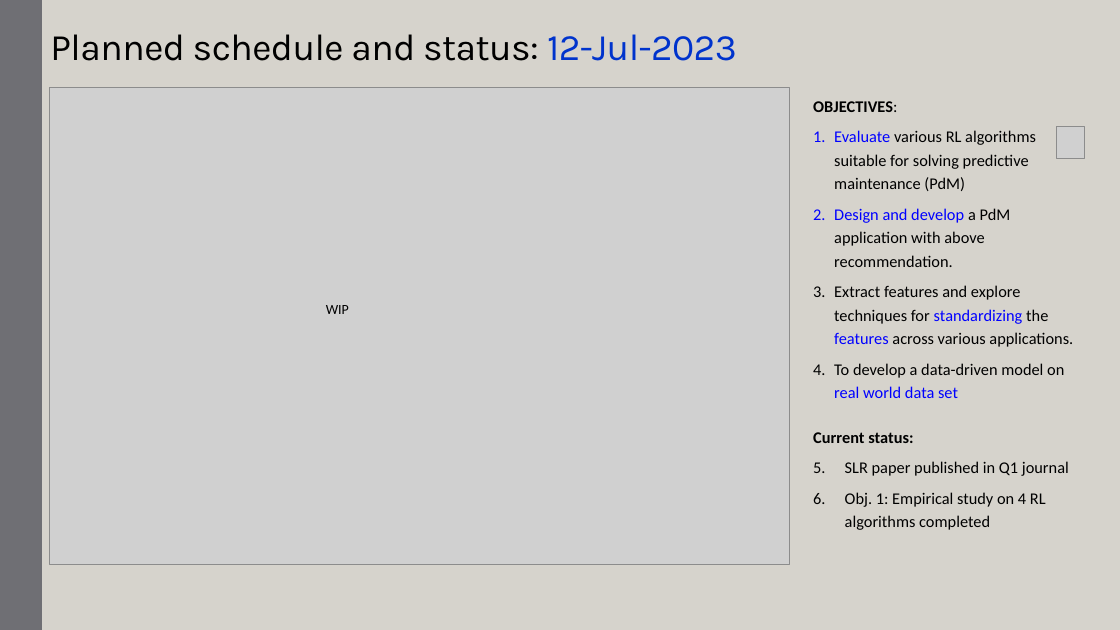
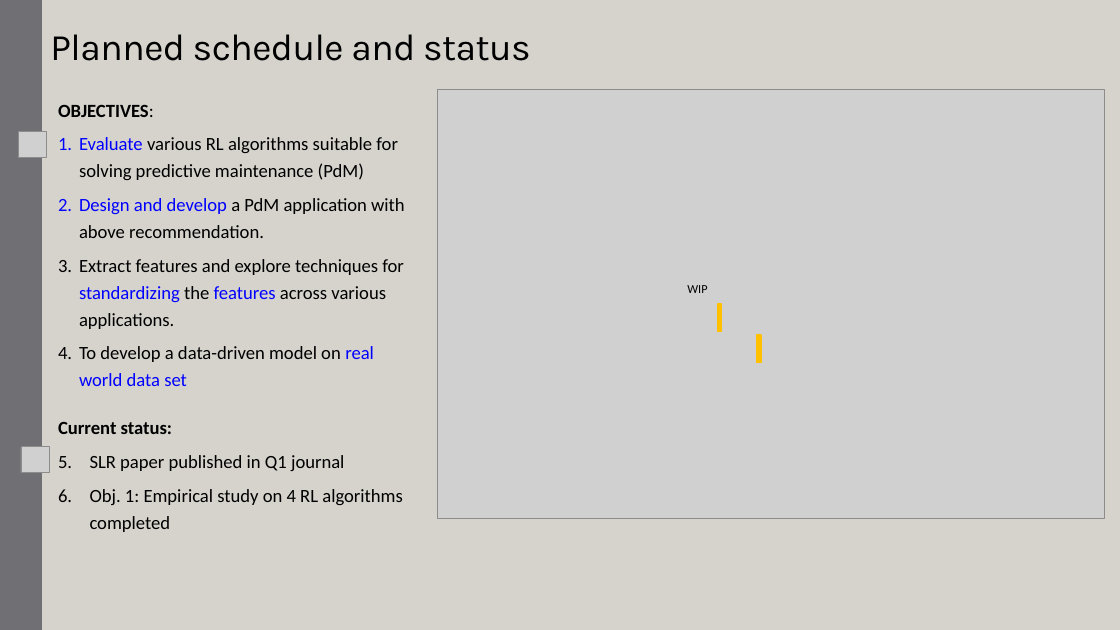
Before and after one commit to Rajesh-Siraskar/Empirical_Study_REINFORCE, a slide deck: slide 2 of presentation/RajeshSiraskar_HY_Presentation_19-Jul-2023.pptx. Drawn at 1120x630 pixels with LibreOffice and Linux fonts; fonts in the diff are those of the drawing; grey boxes stand for pictures. Boxes give left, top, right and bottom in pixels: in the first picture for what was removed or moved away, otherwise in the second. Text is boxed around its words. In the diff, an @@ line names an element or a change of style, - is before the commit and + after.

Commit message:
PPT minor changes

```diff
--- a/presentation/RajeshSiraskar_HY_Presentation_19-Jul-2023.pptx
+++ b/presentation/RajeshSiraskar_HY_Presentation_19-Jul-2023.pptx
@@ title at [50,34,531,61]: text changed @@
-Planned schedule and status: 12-Jul-2023
+Planned schedule and status
@@ text "OBJECTIVES:": place and size @@
-text "OBJECTIVES:" at [813,101,1073,530]
+text "OBJECTIVES:" at [58,104,405,532]
@@ text "OBJECTIVES:" at [58,104,405,532]: size 14 to 16 pt @@
@@ picture: place and size @@
-picture at [50,88,791,565]
+picture at [438,90,1105,519]
@@ picture added at [18,132,46,157] @@
@@ text "WIP": place and size @@
-text "WIP" at [326,305,349,314]
+text "WIP" at [687,285,707,293]
@@ text "WIP" at [687,285,707,293]: size 12 to 10.5 pt @@
@@ rectangle added at [718,304,722,332], fill #FFC000, outline #FFC000 1.1 pt @@
@@ rectangle added at [757,335,761,363], fill #FFC000, outline #FFC000 1.1 pt @@
@@ picture: place and size @@
-picture at [1057,127,1085,159]
+picture at [21,447,49,472]
```
Also in this commit, not shown: 2 other slides changed, 1 slide added, 1 slide removed, 2 other files.
